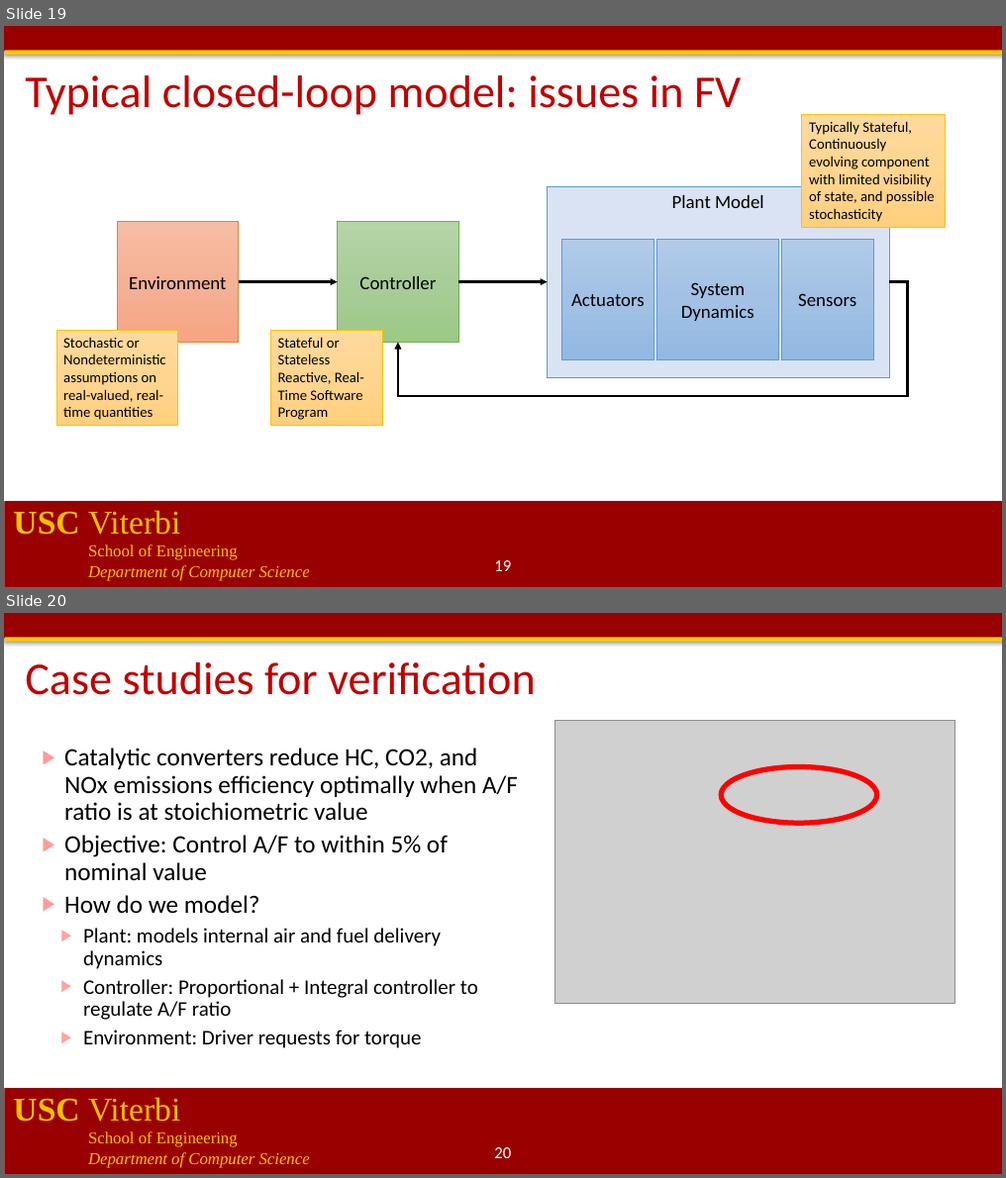
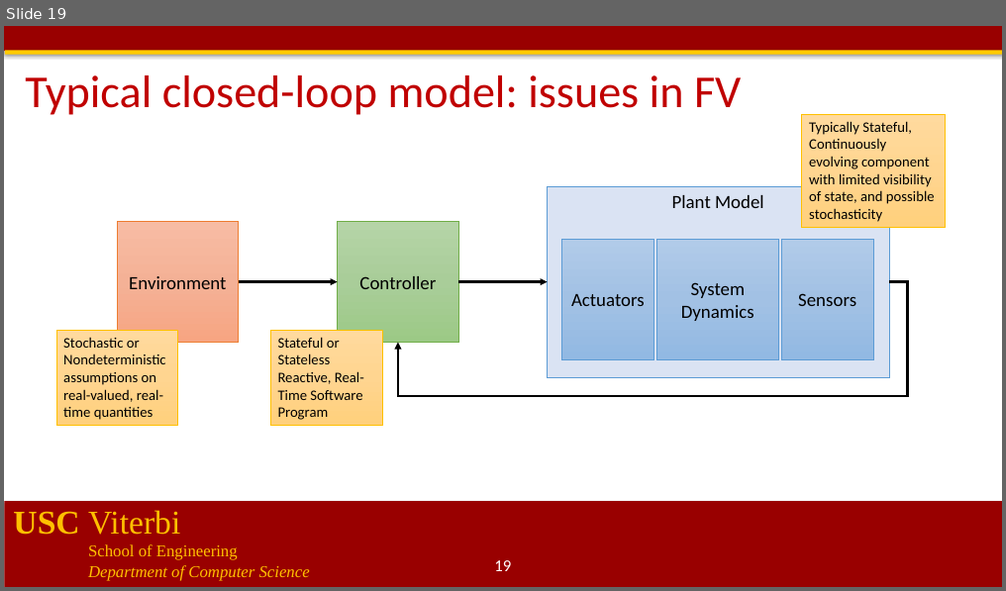
Before and after one commit to jdeshmukh/jdeshmukh.github.io, a slide deck: teaching/cs699-fm-for-robotics-spring-2021/verification-intro.pptx. Shown one above the other, each under a label of ours: slides 19 and 20 before the commit, slide 19 after it. The pictures are 1006x1178 and 1006x591 pixels, drawn with LibreOffice and Linux fonts; fonts in the diff are those of the drawing; grey boxes stand for pictures; background and template pictures are left out. Boxes give left, top, right and bottom in pixels: in the first picture for what was removed or moved away, otherwise in the second. Text is boxed around its words. In the diff, an @@ line names an element or a change of style, - is before the commit and + after.

```diff
--- a/teaching/cs699-fm-for-robotics-spring-2021/verification-intro.pptx
+++ b/teaching/cs699-fm-for-robotics-spring-2021/verification-intro.pptx
@@ slide 20 removed at [4,613,1002,1174], background #FFFFFF; not listed: 4 template elements that a slide beside it also shows @@
@@ title removed at [25,663,536,695] @@
-Case studies for verification
@@ picture removed at [555,720,954,1004] @@
@@ text removed at [64,748,518,1049] @@
-▶ Catalytic converters reduce HC, CO2, and NOx emissions efficiency optimally when A/F ratio is at stoichiometric value
-▶ Objective: Control A/F to within 5% of nominal value
-▶ How do we model?
-  ▶ Plant: models internal air and fuel delivery dynamics
-  ▶ Controller: Proportional + Integral controller to regulate A/F ratio
-  ▶ Environment: Driver requests for torque
@@ ellipse removed at [721,767,877,823] @@
@@ page number removed at [494,1148,511,1158] @@
-20
```
Also in this commit, not shown: 5 other slides removed, 5 other files.
